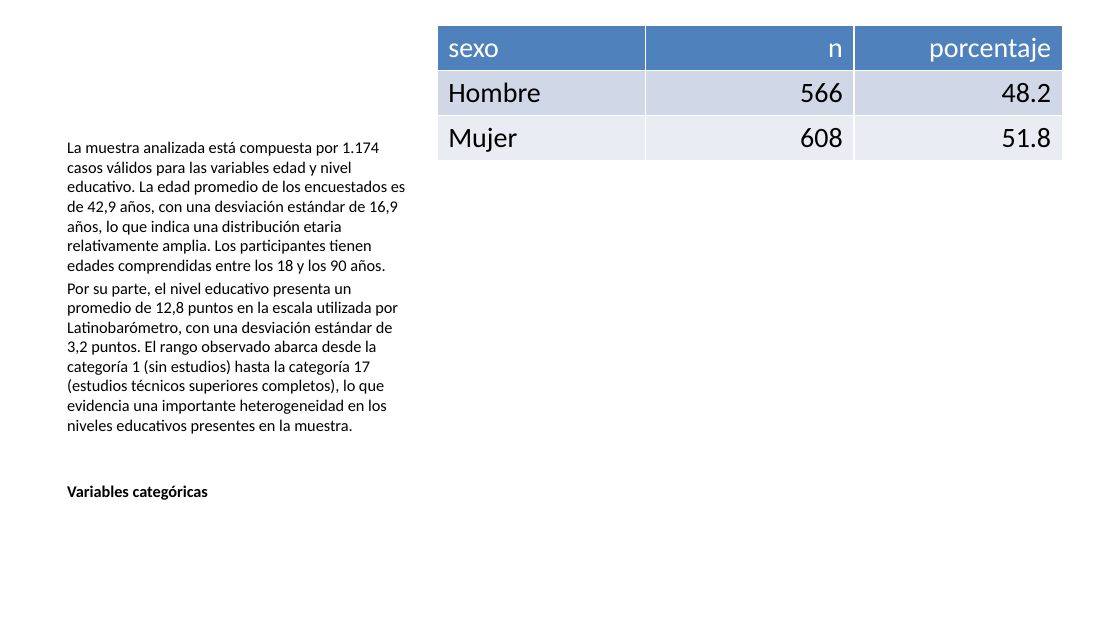
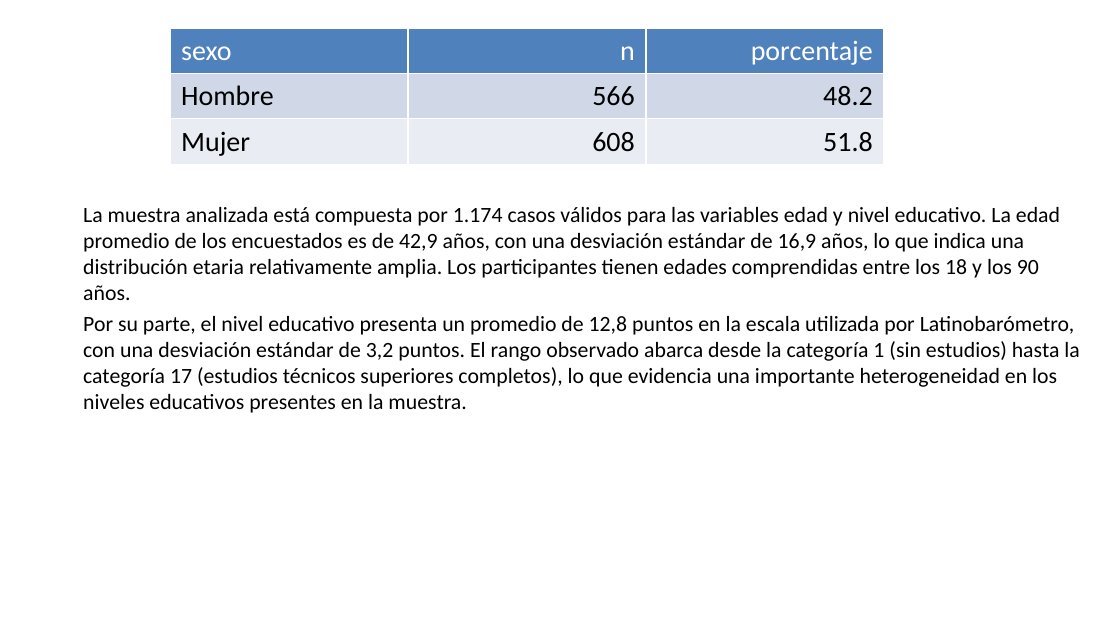
Before and after one commit to Evacarolinaa/trabajo-2, a slide deck: slide 6 of procesamiento/trabajo2.pptx (slide 4 before the commit). Drawn at 1120x630 pixels with LibreOffice and Linux fonts; fonts in the diff are those of the drawing. Boxes give left, top, right and bottom in pixels: in the first picture for what was removed or moved away, otherwise in the second. Text is boxed around its words. In the diff, an @@ line names an element or a change of style, - is before the commit and + after.

```diff
--- a/procesamiento/trabajo2.pptx
+++ b/procesamiento/trabajo2.pptx
@@ table: place and size @@
-table at box(437, 25, 1062, 561)
+table at box(170, 28, 886, 160)
@@ text "La muestra analizada está compuesta ...": place and size @@
-text "La muestra analizada está compuesta ..." at box(67, 141, 405, 500)
+text "La muestra analizada está compuesta ..." at box(83, 207, 1079, 413)
@@ text "La muestra analizada está compuesta ..." at box(83, 207, 1079, 413): size 10.5 to 14 pt @@
@@ text at box(67, 485, 208, 500): paragraph removed @@
-Variables categóricas
```
Also in this commit, not shown: 7 other slides changed, 2 slides added.
